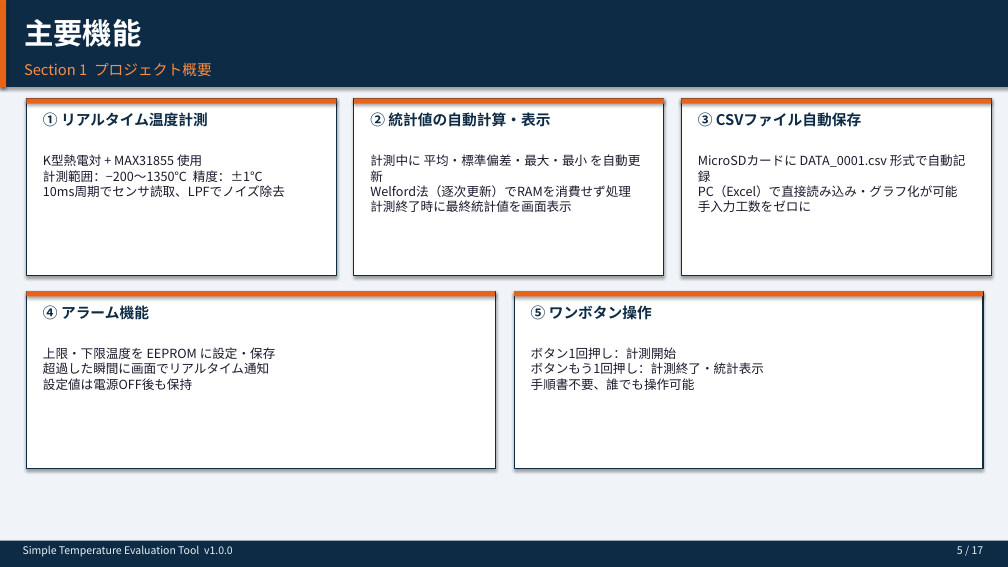
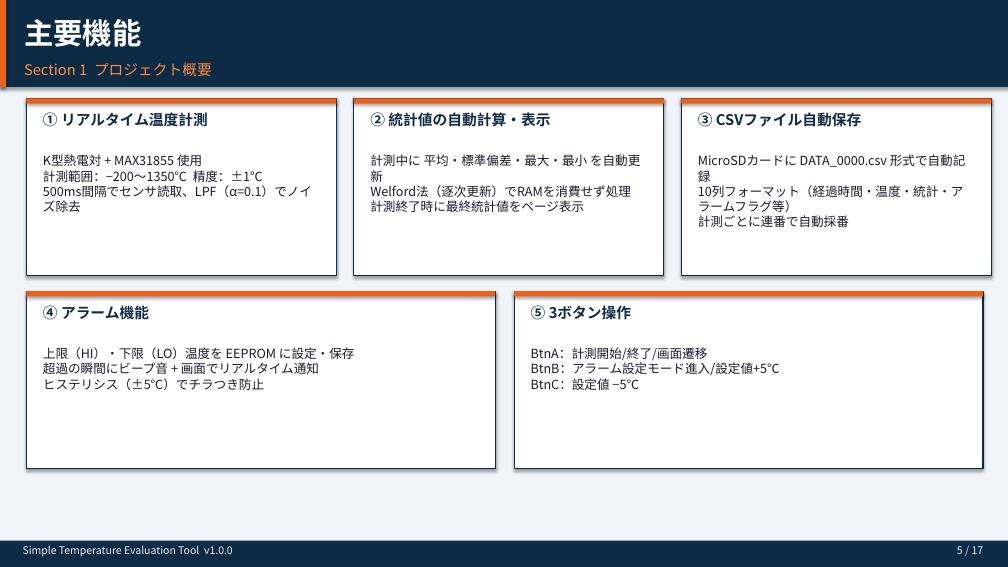
Before and after one commit to ShimanoN/Simple-Temperature-Evaluation-Tool, a slide deck: slide 5 of docs/career/Simple_Temp_Tool_Overview.pptx. Drawn at 1008x567 pixels with LibreOffice and Linux fonts; fonts in the diff are those of the drawing. Boxes give left, top, right and bottom in pixels: in the first picture for what was removed or moved away, otherwise in the second. Text is boxed around its words. In the diff, an @@ line names an element or a change of style, - is before the commit and + after.

Commit message:
fix: PPTXを最新実装に合わせて全面改訂
主な修正点:
- Slide 5: センサ読取周期 10ms500ms に訂正、3ボタン操作として正確に記載
- Slide 6: 起動手順の表記を実コードに合わせて更新（500ms更新SDリトライ等）
- Slide 7: ALARM_SETTING を4番目の状態として追加、BtnA/B/C の完全な操作マトリックスに更新
- Slide 8: 長押し操作（存在しない）を削除し BtnB/C/A の短押し手順に全面変更
           アラーム発報テーブルにスピーカー音(HI:2kHz/LO:1kHz)、ヒステリシス5を追記
           デフォルト値 HI=600C / LO=400C を明記
- Slide 9: CSV列名を実際の10列定義に全面更新
           (ElapsedSec,Temp_C,State,Samples,Average_C,StdDev_C,Max_C,Min_C,HI_ALARM,LO_ALARM)
           ファイル命名を DATA_0000.csv (0始まり) に訂正
- Slide 11: IO_Task説明にTC_READ_INTERVAL=500msヒステリシスSDバッファ詳細を追記
            Logic_Task/UI_Task のボタン処理4状態対応を正確に記載
- Slide 12: LPFの適用タイミング(500ms毎)、FILTER_ALPHA=0.1の定数名、初期化挙動を訂正
            ヒステリシスアラーム判定の説明を追加

```diff
--- a/docs/career/Simple_Temp_Tool_Overview.pptx
+++ b/docs/career/Simple_Temp_Tool_Overview.pptx
@@ text at (43, 154, 312, 212): text changed @@
-K型熱電対 + MAX31855 使用
-計測範囲：−200〜1350℃ 精度：±1℃
-10ms周期でセンサ読取、LPFでノイズ除去
+K型熱電対 + MAX31855 使用
+計測範囲：−200〜1350℃ 精度：±1℃
+500ms間隔でセンサ読取、LPF（α=0.1）でノイズ除去
@@ text at (370, 154, 640, 212): text changed @@
-計測中に 平均・標準偏差・最大・最小 を自動更新
-Welford法（逐次更新）でRAMを消費せず処理
-計測終了時に最終統計値を画面表示
+計測中に 平均・標準偏差・最大・最小 を自動更新
+Welford法（逐次更新）でRAMを消費せず処理
+計測終了時に最終統計値をページ表示
@@ text at (698, 154, 966, 227): text changed @@
-MicroSDカードに DATA_0001.csv 形式で自動記録
-PC（Excel）で直接読み込み・グラフ化が可能
-手入力工数をゼロに
+MicroSDカードに DATA_0000.csv 形式で自動記録
+10列フォーマット（経過時間・温度・統計・アラームフラグ等）
+計測ごとに連番で自動採番
@@ text at (531, 305, 631, 320): text changed @@
-⑤ ワンボタン操作
+⑤ 3ボタン操作
@@ text at (43, 347, 355, 390): text changed @@
-上限・下限温度を EEPROM に設定・保存
-超過した瞬間に画面でリアルタイム通知
-設定値は電源OFF後も保持
+上限（HI）・下限（LO）温度を EEPROM に設定・保存
+超過の瞬間にビープ音 + 画面でリアルタイム通知
+ヒステリシス（±5℃）でチラつき防止
@@ text at (531, 347, 780, 390): text changed @@
-ボタン1回押し：計測開始
-ボタンもう1回押し：計測終了・統計表示
-手順書不要、誰でも操作可能
+BtnA：計測開始/終了/画面遷移
+BtnB：アラーム設定モード進入/設定値+5℃
+BtnC：設定値 −5℃
```
Also in this commit, not shown: 6 other slides changed, 1 other file.
